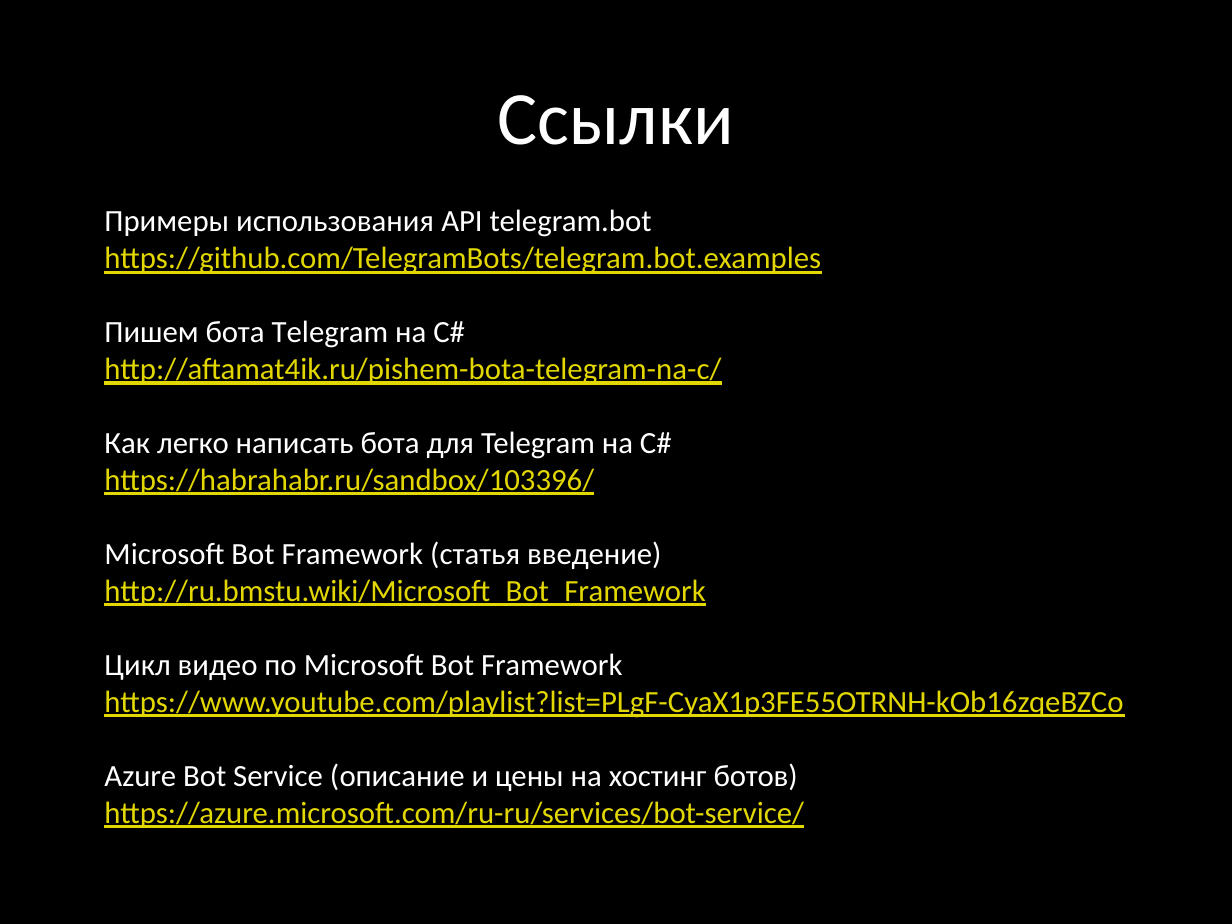
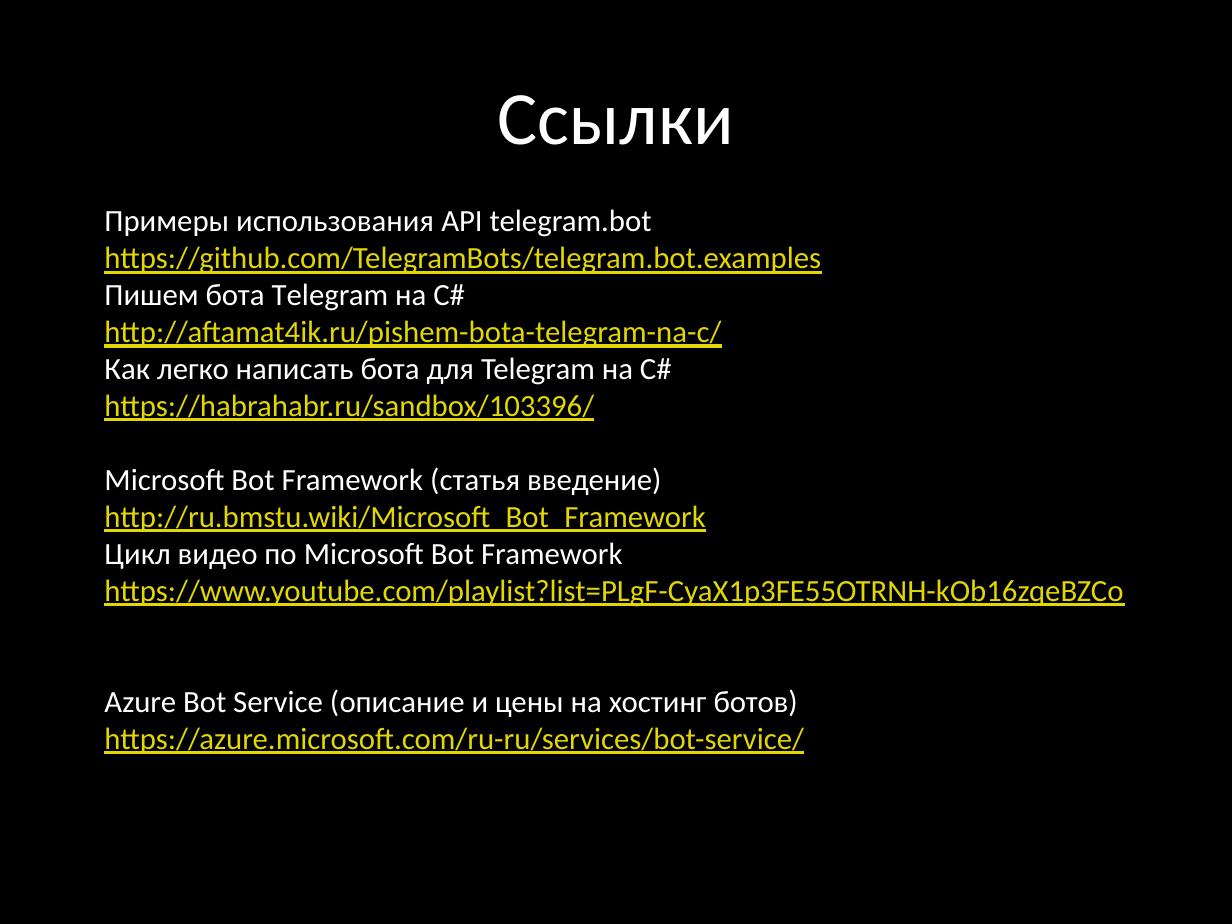
Before and after one commit to WrMax/TelegramDemo, a slide deck: slide 19 of Bot.pptx. Drawn at 1232x924 pixels with LibreOffice and Linux fonts; fonts in the diff are those of the drawing; background and template pictures are left out. Boxes give left, top, right and bottom in pixels: in the first picture for what was removed or moved away, otherwise in the second. Text is boxed around its words. In the diff, an @@ line names an element or a change of style, - is before the commit and + after.

```diff
--- a/Bot.pptx
+++ b/Bot.pptx
@@ text "Примеры использования API telegram.bot" rewrapped from box(104, 209, 1123, 828) to box(104, 209, 1123, 754) @@
```
Also in this commit, not shown: 1 other slide changed, 2 other files.
